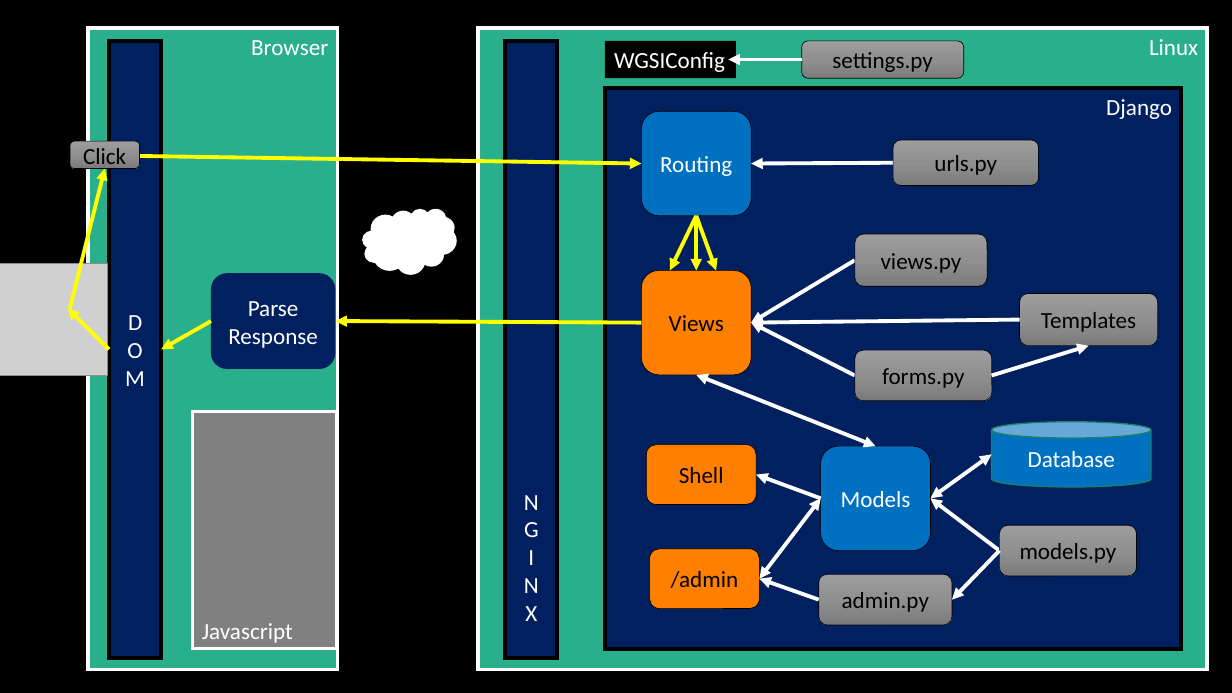
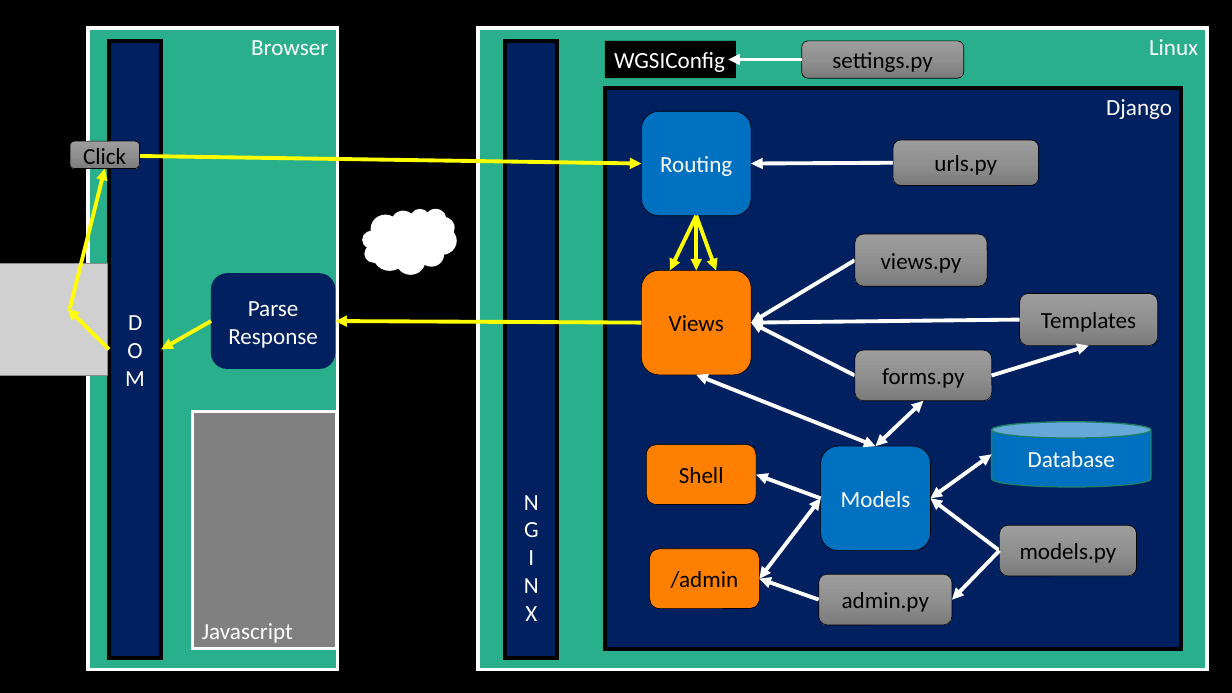
Before and after one commit to csev/dj4e, a slide deck: slide 2 of lectures/DJ-09-Forms.pptx. Drawn at 1232x693 pixels with LibreOffice and Linux fonts; fonts in the diff are those of the drawing; grey boxes stand for pictures. Boxes give left, top, right and bottom in pixels: in the first picture for what was removed or moved away, otherwise in the second. Text is boxed around its words. In the diff, an @@ line names an element or a change of style, - is before the commit and + after.

Commit message:
Updates

```diff
--- a/lectures/DJ-09-Forms.pptx
+++ b/lectures/DJ-09-Forms.pptx
@@ double arrow added from (923, 401) to (876, 446), #FFFFFF 3 pt @@
```
